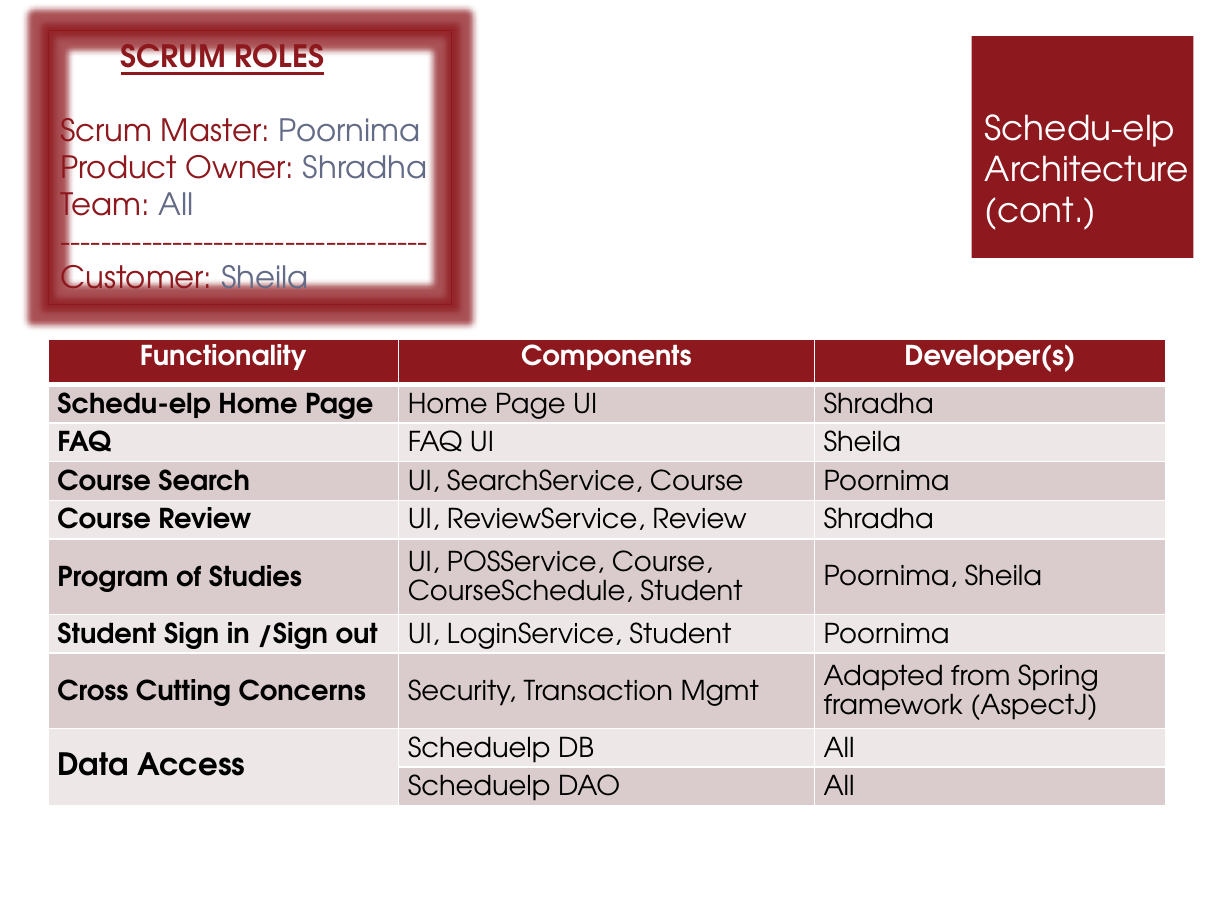
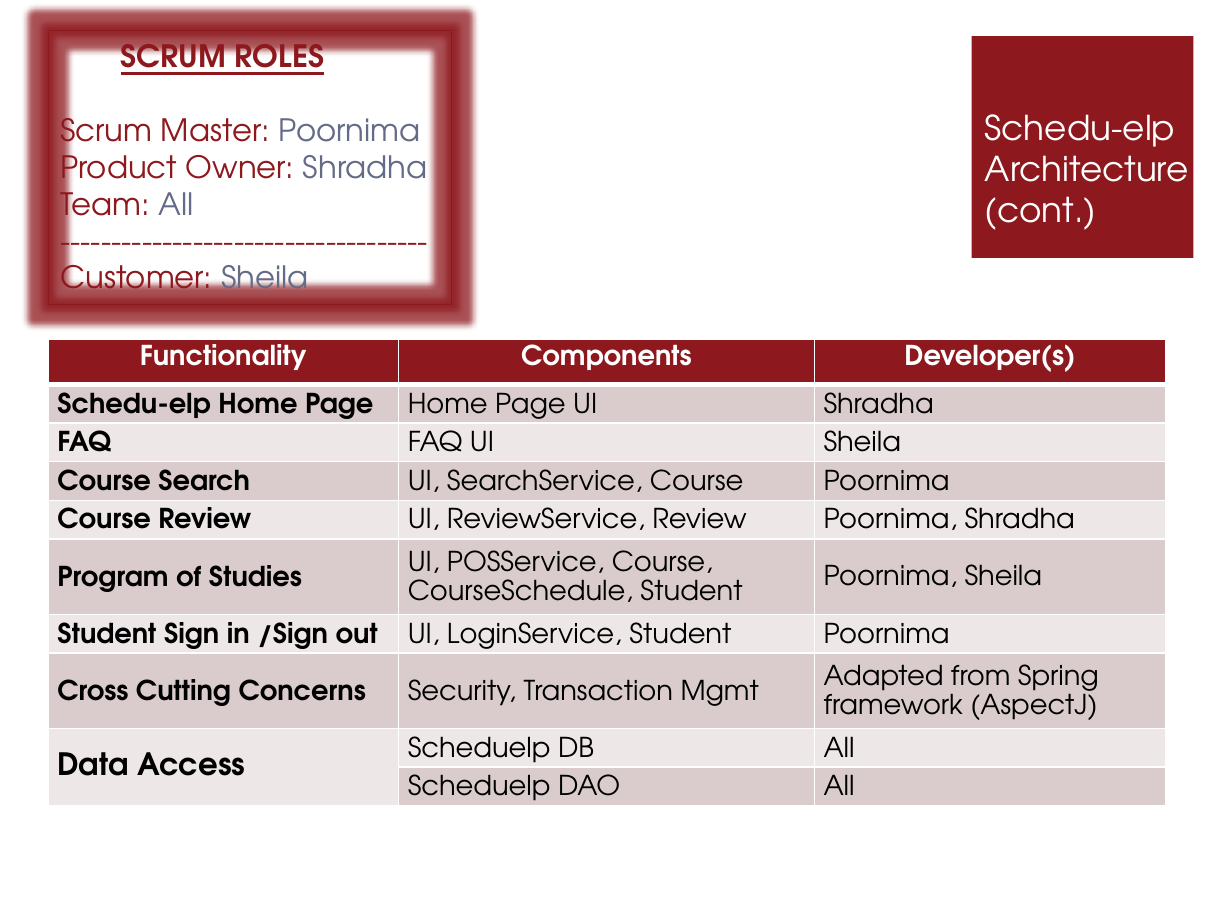
Before and after one commit to pganesan/schedu-elp, a slide deck: slide 7 of docs/Presentation_TeamGamma.pptx. Drawn at 1232x924 pixels with LibreOffice and Linux fonts; fonts in the diff are those of the drawing. Boxes give left, top, right and bottom in pixels: in the first picture for what was removed or moved away, otherwise in the second. Text is boxed around its words. In the diff, an @@ line names an element or a change of style, - is before the commit and + after.

Commit message:
ppt slide 3 and 7

```diff
--- a/docs/Presentation_TeamGamma.pptx
+++ b/docs/Presentation_TeamGamma.pptx
@@ table at (48,339,1164,813) @@
-row 5, column 3: Shradha
+row 5, column 3: Poornima, Shradha
```
Also in this commit, not shown: 3 other slides changed.
